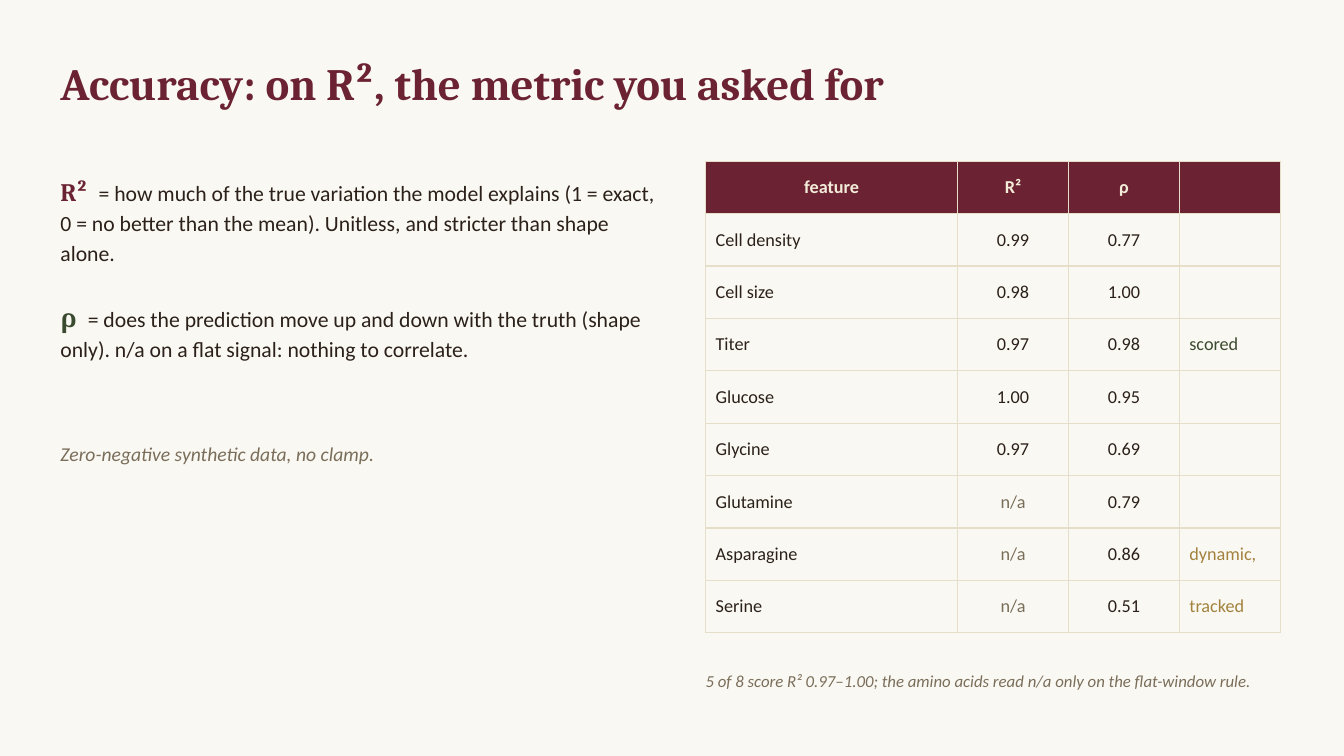
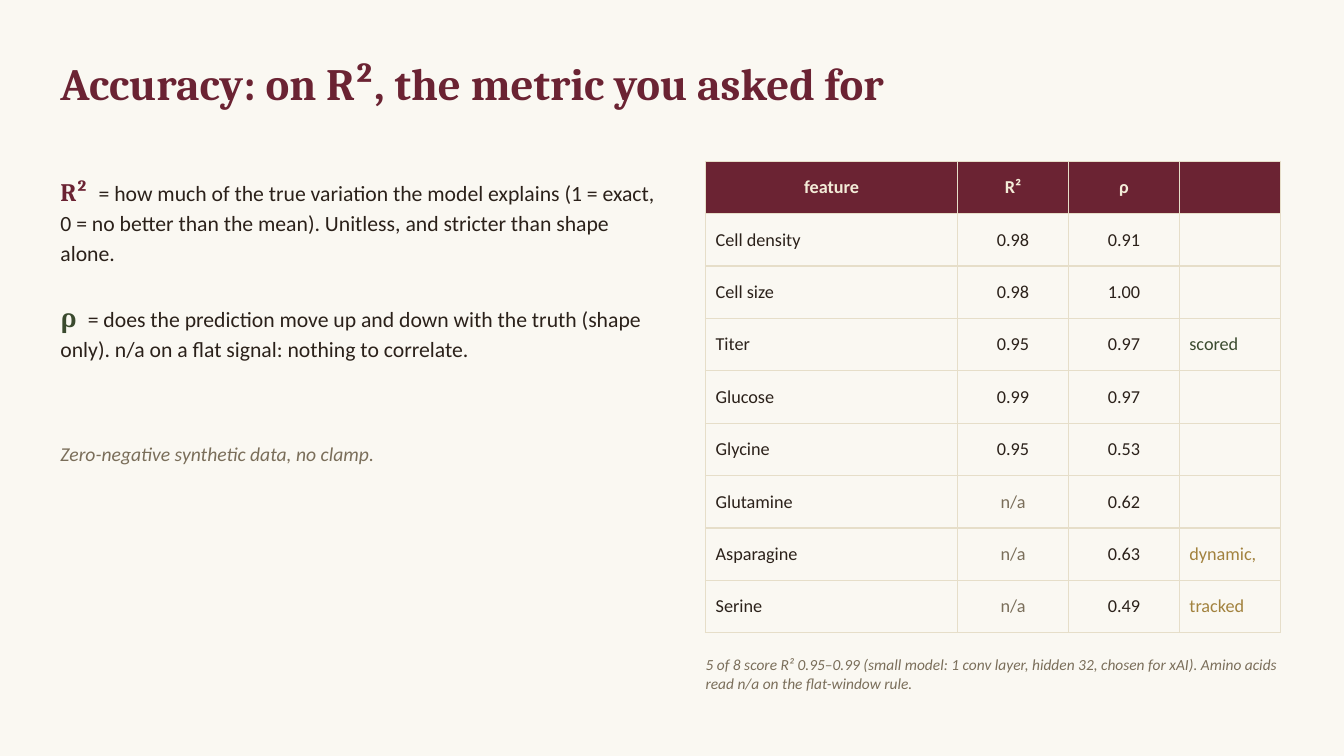
Before and after one commit to nevecallaway/COSMIC-dFBA-nn, a slide deck: slide 5 of en_primeur_lab_meeting.pptx. Drawn at 1344x756 pixels with LibreOffice and Linux fonts; fonts in the diff are those of the drawing. Boxes give left, top, right and bottom in pixels: in the first picture for what was removed or moved away, otherwise in the second. Text is boxed around its words. In the diff, an @@ line names an element or a change of style, - is before the commit and + after.

```diff
--- a/en_primeur_lab_meeting.pptx
+++ b/en_primeur_lab_meeting.pptx
@@ table at (x1=706, y1=161, x2=1280, y2=617) @@
-row 2, column 2: 0.99
+row 2, column 2: 0.98
-row 2, column 3: 0.77
+row 2, column 3: 0.91
-row 4, column 2: 0.97
+row 4, column 2: 0.95
-row 4, column 3: 0.98
+row 4, column 3: 0.97
-row 5, column 2: 1.00
+row 5, column 2: 0.99
-row 5, column 3: 0.95
+row 5, column 3: 0.97
-row 6, column 2: 0.97
+row 6, column 2: 0.95
-row 6, column 3: 0.69
+row 6, column 3: 0.53
-row 7, column 3: 0.79
+row 7, column 3: 0.62
-row 8, column 3: 0.86
+row 8, column 3: 0.63
-row 9, column 3: 0.51
+row 9, column 3: 0.49
@@ text at (x1=706, y1=658, x2=1277, y2=691): text changed; size 12 to 11 pt @@
-5 of 8 score R² 0.97–1.00; the amino acids read n/a only on the flat-window rule.
+5 of 8 score R² 0.95–0.99 (small model: 1 conv layer, hidden 32, chosen for xAI). Amino acids read n/a on the flat-window rule.
@@ text "5 of 8 score R² ..." at (x1=706, y1=658, x2=1277, y2=691): vertical alignment middle to top @@
```
Also in this commit, not shown: 2 other slides changed, 1 other file.
